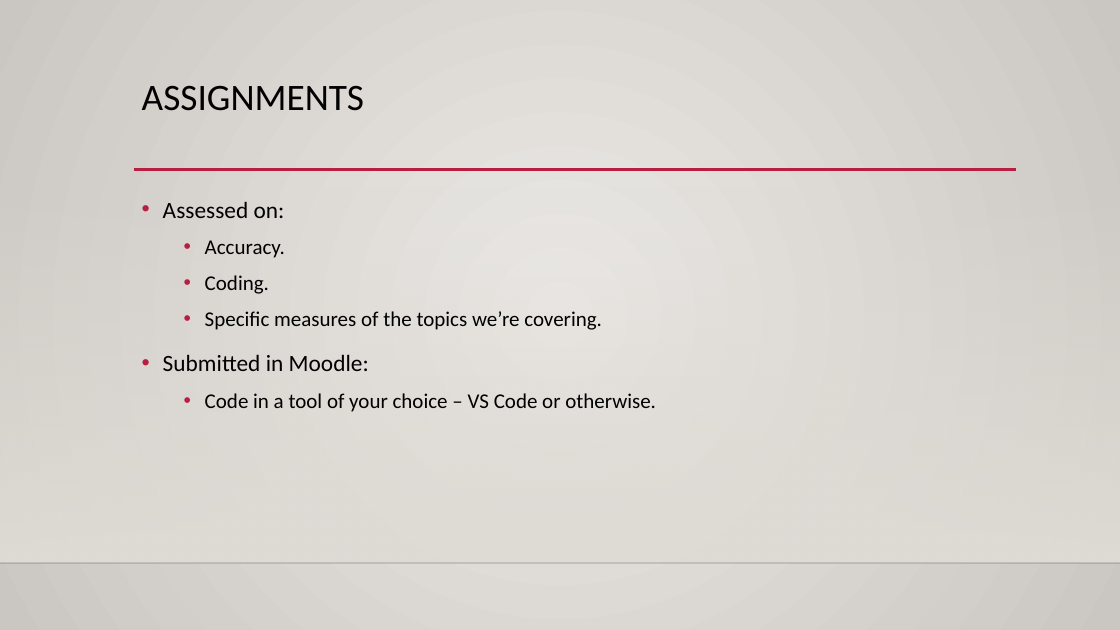
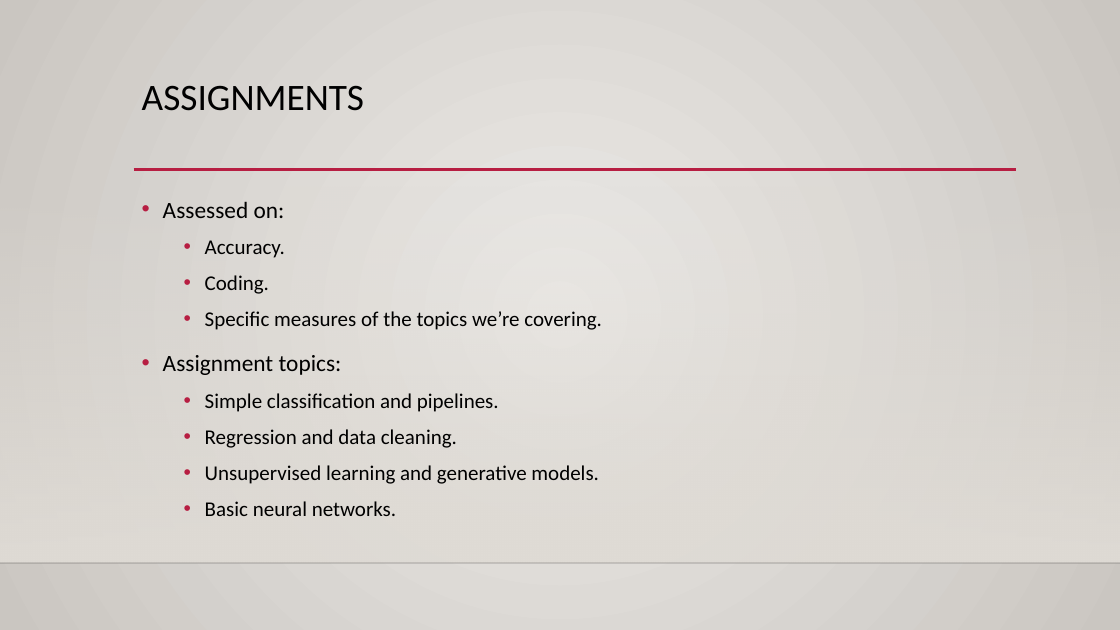
Before and after one commit to glennybarnes/Intro_to_Machine_Learning_Students, a slide deck: slide 7 of reference_content/Slides/Intro.pptx (slide 6 before the commit). Drawn at 1120x630 pixels with LibreOffice and Linux fonts; fonts in the diff are those of the drawing; background and template pictures are left out. Boxes give left, top, right and bottom in pixels: in the first picture for what was removed or moved away, otherwise in the second. Text is boxed around its words. In the diff, an @@ line names an element or a change of style, - is before the commit and + after.

```diff
--- a/reference_content/Slides/Intro.pptx
+++ b/reference_content/Slides/Intro.pptx
@@ text at (x1=163, y1=355, x2=599, y2=516): text changed @@
-• Submitted in Moodle:
-  • Code in a tool of your choice – VS Code or otherwise.
+• Assignment topics:
+  • Simple classification and pipelines.
+  • Regression and data cleaning.
+  • Unsupervised learning and generative models.
+  • Basic neural networks.
```
Also in this commit, not shown: 5 other slides changed, 21 slides added, 3 other files.
